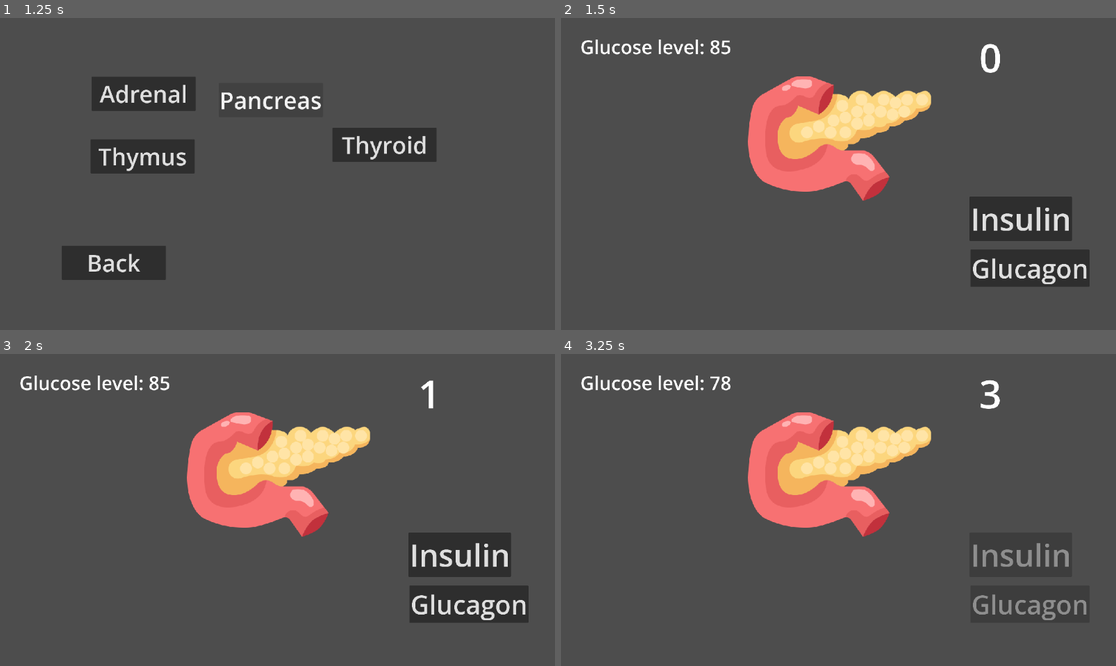
Above: before the commit, frames 1-4 (two rows, left to right).
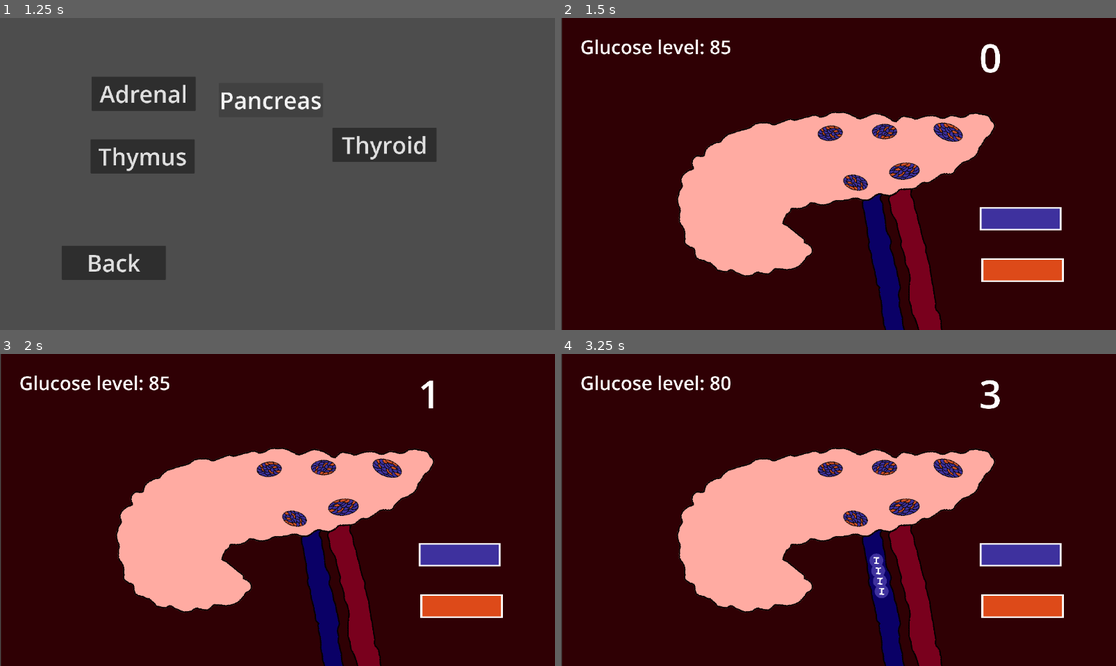
Above: after the commit, the same moments.

Repository: NileKnight1/hormonal-coordination
Game: Godot game, scene res://scenes/main_menu.tscn
Two runs of this game, one before a commit and one after it. Both use one fixed random seed, a clock stepped at 60 frames per second and the inputs below.
Inputs (mouse positions are in pixels of both pictures, inside the frame that each line leads up to):
- Up to frame 1 (1.25 s): click "Play as Gland" at 0.5 s
- Up to frame 2 (1.5 s): click "Pancreas" at 1.25 s
- Up to frame 3 (2 s): no input
- Up to frame 4 (3.25 s): click (1021, 553) at 2 s; tap Enter at 2.75 s; move the mouse to (960, 494) at 2.77 s; hold Right from 2.78 s (still down); tap Alt at 2.85 s; click (960, 494) at 2.92 s

Frame 1 is identical in both runs. In frame 2, 99% of the frame differs, in the area x 0-100%, y 0-100%; in frame 3, 99%; in frame 4, 99%.

Commit message:
changed pancrease bg, i put pancreas i drew, and buttons i drew, added animattion for the secretion of hormones in pancrease, insulin double glucagon (not exactly scientifical but inuslin is more than glucagon)

Diff:
--- /dev/null
+++ b/scenes/glucagon.tscn
@@ -0,0 +1,8 @@
+[gd_scene format=3 uid="uid://cvogbjxtbrp4t"]
+
+[ext_resource type="Texture2D" uid="uid://ccsneqy5vi6eg" path="res://assets/glucagon.png" id="1_b5qg5"]
+
+[node name="insulin" type="Node2D" unique_id=1999249162]
+
+[node name="Sprite2D" type="Sprite2D" parent="." unique_id=1967771385]
+texture = ExtResource("1_b5qg5")
--- /dev/null
+++ b/scenes/insulin.tscn
@@ -0,0 +1,8 @@
+[gd_scene format=3 uid="uid://b4mej85qfn2si"]
+
+[ext_resource type="Texture2D" uid="uid://2ukb3sgrk51b" path="res://assets/insulin.png" id="1_7s8kd"]
+
+[node name="insulin" type="Node2D" unique_id=1999249162]
+
+[node name="Sprite2D" type="Sprite2D" parent="." unique_id=1967771385]
+texture = ExtResource("1_7s8kd")
--- a/scenes/pancreas.tscn
+++ b/scenes/pancreas.tscn
@@ -2,13 +2,27 @@
 
 [ext_resource type="Texture2D" uid="uid://bnt7qqmfkoo10" path="res://assets/2864303.png" id="1_0pd53"]
 [ext_resource type="Script" uid="uid://w0jiuqgea12" path="res://scripts/pancreas.gd" id="1_c3nsg"]
+[ext_resource type="Texture2D" uid="uid://bhe12e7tma7ie" path="res://assets/button_insulinnn.png" id="3_l2nus"]
+[ext_resource type="Texture2D" uid="uid://c1s3xd5v8hkvv" path="res://assets/pancreas.png" id="4_1m1mg"]
+[ext_resource type="Texture2D" uid="uid://dvt2yk5mndduy" path="res://assets/button_glucagon.png" id="4_fhetk"]
+[ext_resource type="PackedScene" uid="uid://b4mej85qfn2si" path="res://scenes/insulin.tscn" id="4_h5dmg"]
+
+[sub_resource type="StyleBoxFlat" id="StyleBoxFlat_c3nsg"]
+bg_color = Color(0.18576995, 0.00057644997, 0.016268224, 1)
 
 [node name="Node2D" type="Node2D" unique_id=457058763]
 script = ExtResource("1_c3nsg")
 
+[node name="Pancreas" type="Sprite2D" parent="." unique_id=1415451254]
+position = Vector2(-5.000002, 41)
+rotation = 0.12621231
+scale = Vector2(0.6594907, 0.65949076)
+texture = ExtResource("4_1m1mg")
+
 [node name="Camera2D" type="Camera2D" parent="." unique_id=1346633089]
 
 [node name="2864303" type="Sprite2D" parent="." unique_id=629078917]
+visible = false
 position = Vector2(1.9999981, -73.99999)
 scale = Vector2(0.76464844, 0.77008116)
 texture = ExtResource("1_0pd53")
@@ -21,9 +35,16 @@
 wait_time = 2.0
 one_shot = true
 
+[node name="hormones" type="Node2D" parent="." unique_id=1538665573]
+
+[node name="insulin" parent="hormones" unique_id=1999249162 instance=ExtResource("4_h5dmg")]
+position = Vector2(193.00002, 346)
+scale = Vector2(0.12714562, 0.12714562)
+
 [node name="Node" type="Control" parent="." unique_id=281887319]
 layout_mode = 3
 anchors_preset = 0
+mouse_filter = 2
 
 [node name="score" type="Label" parent="Node" unique_id=1648737629]
 layout_mode = 0
@@ -44,25 +65,27 @@
 scale = Vector2(0.57, 0.57)
 theme_override_font_sizes/font_size = 78
 
-[node name="insulin" type="Button" parent="Node" unique_id=1269174935]
+[node name="insulin" type="TextureButton" parent="Node" unique_id=1374812601]
 layout_mode = 0
 offset_left = 272.0
 offset_top = 47.0
-offset_right = 322.0
-offset_bottom = 97.0
+offset_right = 693.0
+offset_bottom = 229.0
 scale = Vector2(0.505, 0.505)
-theme_override_font_sizes/font_size = 127
-text = "Insulin"
+mouse_default_cursor_shape = 2
+texture_normal = ExtResource("3_l2nus")
+stretch_mode = 0
 
-[node name="glucagon" type="Button" parent="Node" unique_id=1664811586]
+[node name="glucagon" type="TextureButton" parent="Node" unique_id=1871348886]
 layout_mode = 0
-offset_left = 274.0
-offset_top = 157.0
-offset_right = 355.0
-offset_bottom = 207.0
+offset_left = 275.0
+offset_top = 153.0
+offset_right = 722.9166
+offset_bottom = 346.75
 scale = Vector2(0.48, 0.48)
-theme_override_font_sizes/font_size = 112
-text = "Glucagon"
+mouse_default_cursor_shape = 2
+texture_normal = ExtResource("4_fhetk")
+stretch_mode = 0
 
 [node name="glucose_level" type="Label" parent="Node" unique_id=1744235648]
 layout_mode = 0
@@ -74,6 +97,16 @@
 theme_override_font_sizes/font_size = 72
 text = "Glucose level: 85"
 
+[node name="Panel" type="Panel" parent="." unique_id=857130813]
+z_index = -1
+offset_left = -574.0
+offset_top = -330.0
+offset_right = 579.0
+offset_bottom = 326.0
+mouse_filter = 2
+theme_override_styles/panel = SubResource("StyleBoxFlat_c3nsg")
+metadata/_edit_lock_ = true
+
 [connection signal="timeout" from="general" to="." method="_on_general_timeout"]
 [connection signal="timeout" from="cooldown" to="." method="_on_cooldown_timeout"]
 [connection signal="button_down" from="Node/insulin" to="." method="_on_insulin_button_down"]
--- a/scripts/global.gd
+++ b/scripts/global.gd
@@ -1,22 +1,30 @@
 extends Node
 
-var scores = [
-	["thyroid", 0],
-	["pancreas", 0],
-	["adrenal", 0],
-	["pituitary", 0],
+var scores = {
+	"thyroid": 0,
+	"pancreas": 0,
+	"adrenal": 0,
+	"pituitary": 0,
 
-]
+}
+
+func reset_scores():
+	scores = {
+		"thyroid": 0,
+		"pancreas": 0,
+		"adrenal": 0,
+		"pituitary": 0,
+}
 
 func update_scores(key, score):
-	if key == "thyroid":
-		scores[0][1] = max(scores[0][1], score)
-	if key == "pancreas":
-		scores[1][1] = max(scores[1][1], score)
-	if key == "adrenal":
-		scores[2][1] = max(scores[2][1], score)
-	if key == "pituitary":
-		scores[3][1] = max(scores[3][1], score)
+	#scores[0][1] = max(scores[0][1], score)
+	#scores[1][1] = max(scores[1][1], score)
+	#scores[2][1] = max(scores[2][1], score)
+	#scores[3][1] = max(scores[3][1], score)
+	#print(key)
+	#print(score)
+	#print(scores[key])
+	scores[key] = max(scores[key], score)
 
 
 
--- a/scripts/pancreas.gd
+++ b/scripts/pancreas.gd
@@ -6,9 +6,16 @@
 @onready var cooldown = $cooldown
 @onready var b1 = $Node/insulin
 @onready var b2 = $Node/glucagon
+@onready var hormones = $hormones
+
+var insulin_scripts = preload("res://scripts/pancreas_insulin.gd")
+var glucagon_scripts = preload("res://scripts/pancreas_insulin.gd")
+
+
 
 var waiting_time = 10
 var alive = 1
+
 
 var glucose_level = 85
 var score = 0
@@ -45,7 +52,7 @@
 
 func _ready() -> void:
 	glucose_change(0, 1)
-	#print(global.scores)
+	#print(global.scores)[[[[[
 	await get_tree().create_timer(5).timeout
 
 	run()
@@ -113,7 +120,7 @@
 	while x > 0:
 		temp = randi_range(1, x)
 		x -= temp
-		print(temp)
+		#print(temp)
 
 		glucose_level += temp * s
 		glucose_level_label.text = "Glucose level: " + str(glucose_level)
@@ -128,6 +135,20 @@
 	cooldown.start()
 	b1.disabled = 1
 	b2.disabled = 1
+	print("Insulin")
+
+	for i in range(4):
+
+		var insulin = preload("res://scenes/insulin.tscn").instantiate()
+		insulin.scale = Vector2(0.127, 0.127)
+		insulin.position = Vector2(69, 49)
+		insulin.set_script(insulin_scripts)
+		hormones.add_child(insulin)
+		await get_tree().create_timer(0.2).timeout
+
+
+	print(hormones)
+
 
 	glucose_change(8, -1)
 
@@ -136,6 +157,18 @@
 	cooldown.start()
 	b1.disabled = 1
 	b2.disabled = 1
+	print("Glucagon")
+
+	for i in range(2):
+		var glucagon = preload("res://scenes/glucagon.tscn").instantiate()
+		glucagon.scale = Vector2(0.127, 0.127)
+		glucagon.position = Vector2(69, 49)
+		glucagon.set_script(glucagon_scripts)
+		hormones.add_child(glucagon)
+		await get_tree().create_timer(0.2).timeout
+
+
+
 
 	glucose_change(4, 1)
 
--- /dev/null
+++ b/scripts/pancreas_glucagon.gd
@@ -0,0 +1,26 @@
+extends Node2D
+
+var ind = 0
+var speed = 100
+
+
+var path = [
+	Vector2(156, 151),
+	Vector2(167, 251),
+	Vector2(193, 346),
+
+
+
+]
+
+
+func _process(delta: float) -> void:
+	if ind == path.size():
+		queue_free()
+		return
+
+	var target = path[ind]
+
+	position = position.move_toward(target, speed * delta)
+	if position.distance_to(target) < 5:
+		ind += 1
--- /dev/null
+++ b/scripts/pancreas_insulin.gd
@@ -0,0 +1,23 @@
+extends Node2D
+
+var ind = 0
+var speed = 100
+
+
+var path = [
+	Vector2(85, 142),
+	Vector2(104, 255),
+	Vector2(121, 344)
+]
+
+
+func _process(delta: float) -> void:
+	if ind == path.size():
+		queue_free()
+		return
+
+	var target = path[ind]
+
+	position = position.move_toward(target, speed * delta)
+	if position.distance_to(target) < 5:
+		ind += 1
Binary file added: assets/button_glucagon.png
Not shown, added: assets/button_glucagon.png.import
Binary file added: assets/button_insulinnn.png
Not shown, added: assets/button_insulinnn.png.import
Binary file added: assets/glucagon.png
Not shown, added: assets/glucagon.png.import
Binary file added: assets/insulin.png
Not shown, added: assets/insulin.png.import
Binary file added: assets/pancreas.png
Not shown, added: assets/pancreas.png.import
Not shown, added: scripts/pancreas_glucagon.gd.uid
Not shown, added: scripts/pancreas_insulin.gd.uid
